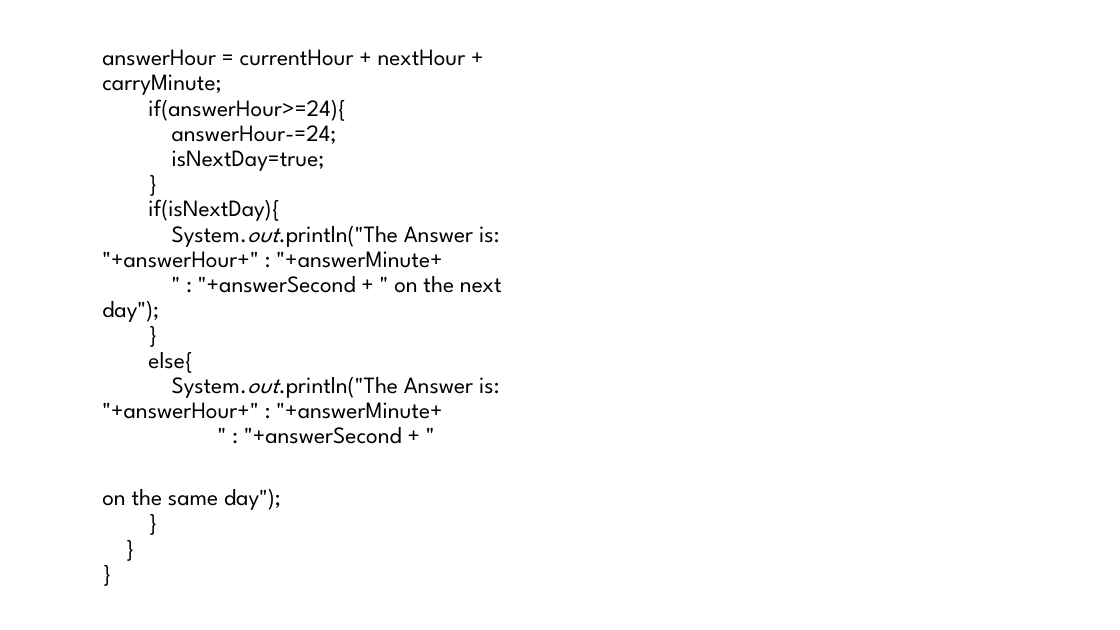
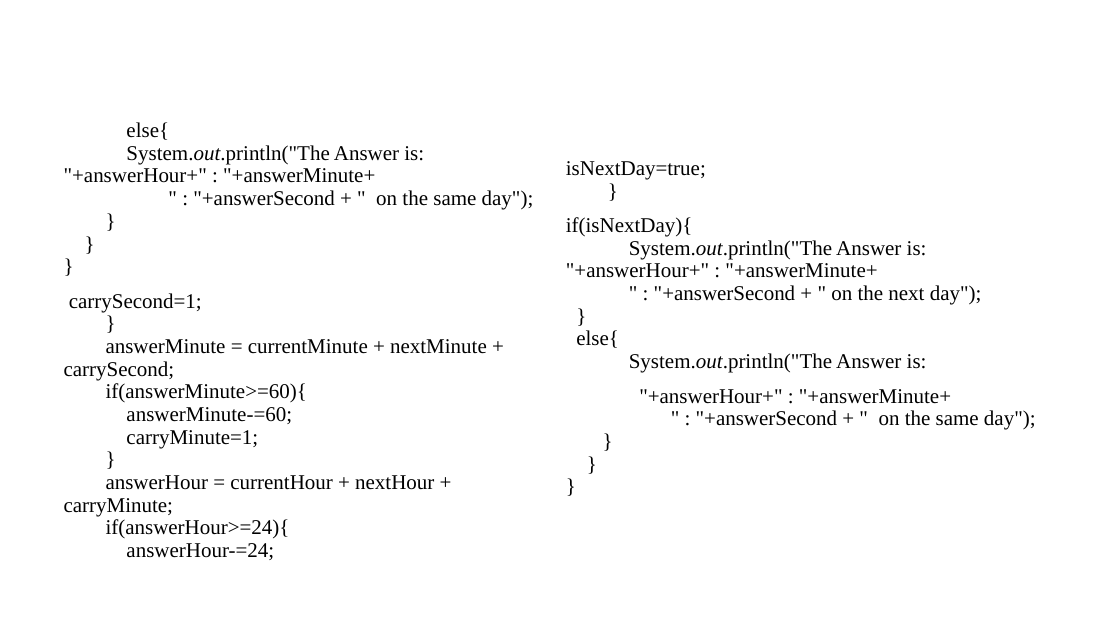
Before and after one commit to MPraneet/Java-files, a slide deck: slide 8 of Java Projects.pptx (slide 9 before the commit). Drawn at 1120x630 pixels with LibreOffice and Linux fonts; fonts in the diff are those of the drawing; background and template pictures are left out. Boxes give left, top, right and bottom in pixels: in the first picture for what was removed or moved away, otherwise in the second. Text is boxed around its words. In the diff, an @@ line names an element or a change of style, - is before the commit and + after.

```diff
--- a/Java Projects.pptx
+++ b/Java Projects.pptx
@@ text at [64,122,1036,560]: text changed; size 20 to 18 pt; font League Spartan to Times New Roman @@
-  answerHour = currentHour + nextHour + carryMinute;
-  if(answerHour>=24){
-  answerHour-=24;
-  isNextDay=true;
-  }
-  if(isNextDay){
-  System.out.println("The Answer is: "+answerHour+" : "+answerMinute+
-  " : "+answerSecond + " on the next day");
-  }
-  else{
-  System.out.println("The Answer is: "+answerHour+" : "+answerMinute+
-  " : "+answerSecond + "
-  on the same day");
-  }
-  }
-  }
+else{
+System.out.println("The Answer is: "+answerHour+" : "+answerMinute+
+" : "+answerSecond + " on the same day");
+}
+}
+}
+carrySecond=1;
+}
+answerMinute = currentMinute + nextMinute + carrySecond;
+if(answerMinute>=60){
+answerMinute-=60;
+carryMinute=1;
+}
+answerHour = currentHour + nextHour + carryMinute;
+if(answerHour>=24){
+answerHour-=24;
+isNextDay=true;
+}
+if(isNextDay){
+System.out.println("The Answer is: "+answerHour+" : "+answerMinute+
+" : "+answerSecond + " on the next day");
+}
+else{
+System.out.println("The Answer is:
+"+answerHour+" : "+answerMinute+
+" : "+answerSecond + " on the same day");
+}
+}
+}
```
Also in this commit, not shown: 8 other slides changed, 1 slide removed, 2 other files.
